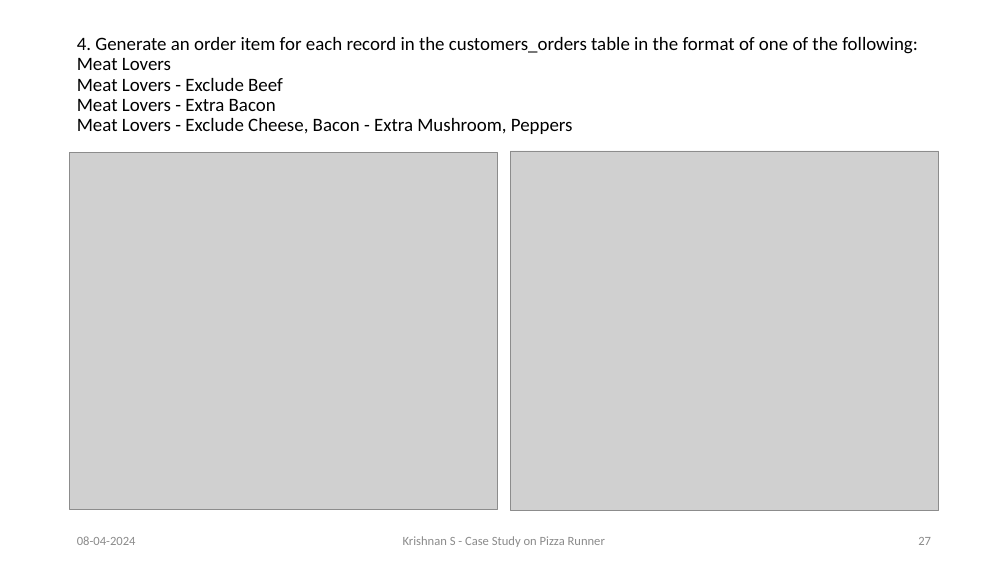
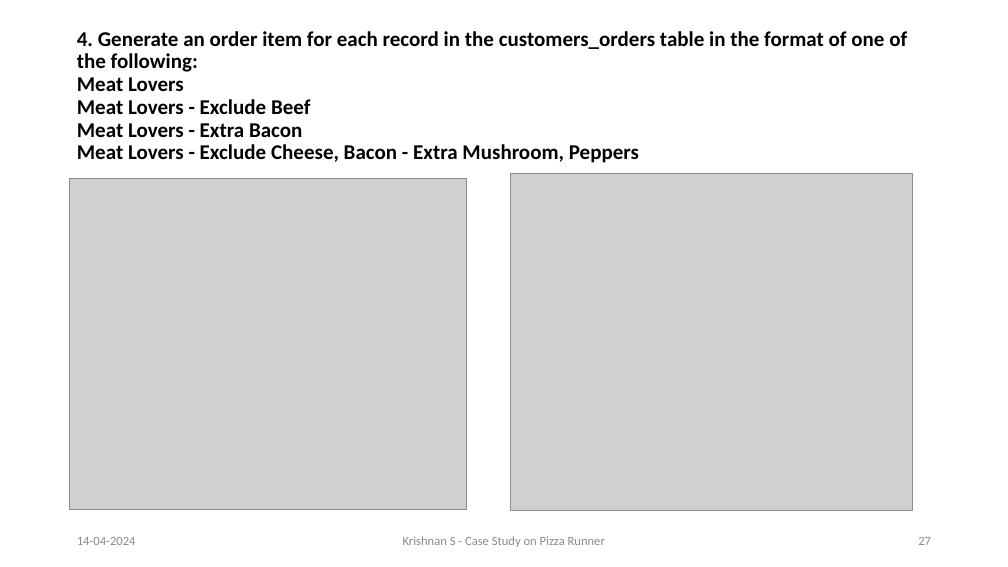
Before and after one commit to Krishnann-s/8-Week-SQL-Challenge, a slide deck: slide 27 of Case Study 2/Pizza Runner.pptx. Drawn at 1008x567 pixels with LibreOffice and Linux fonts; fonts in the diff are those of the drawing; grey boxes stand for pictures. Boxes give left, top, right and bottom in pixels: in the first picture for what was removed or moved away, otherwise in the second. Text is boxed around its words. In the diff, an @@ line names an element or a change of style, - is before the commit and + after.

```diff
--- a/Case Study 2/Pizza Runner.pptx
+++ b/Case Study 2/Pizza Runner.pptx
@@ title "4. Generate an order item ..." at (77,31,907,163): size 18 to 20 pt, bold on @@
@@ picture: place and size @@
-picture at (70,153,498,510)
+picture at (70,178,467,509)
@@ picture: place and size @@
-picture at (510,151,939,511)
+picture at (510,173,913,510)
@@ text at (77,537,136,545): text changed @@
-08-04-2024
+14-04-2024
```
Also in this commit, not shown: 34 other slides changed, 3 other files.
